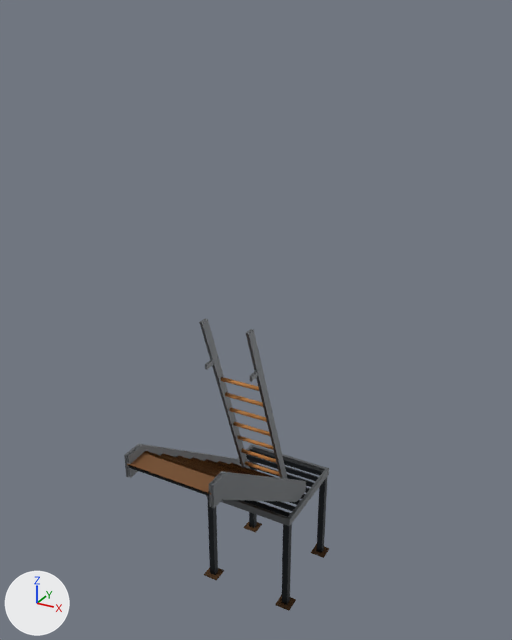
The Blender file Assets/Game/Art/Models/_Source~/components/structural/stair_flight.blend: old version first, new version second.
Rendered twice from a 50 mm lens placed at (5.36, -10.28, 8.5), pointed at (-0.26, -0.06, 3.39). The axes (+X, +Y, +Z) are drawn at lower left. The lights are the same throughout. The picture after the commit comes second.

Names of what the first picture shows: 'Mesh_Stair_Grating', 'Mesh_Stair_Ladder', 'Mesh_Stair_Landing', 'Mesh_Stair_Plate'.
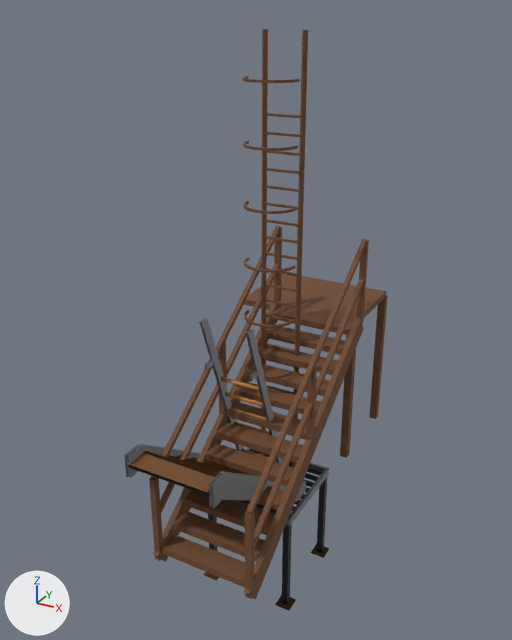
Where the change shows, as pixel boxes (x1, y1, x2, y2) in the pictures (512 x 640 px):
'Mesh_Stair_RustyFlight', added (brown): after (149, 226, 388, 599)
'Mesh_Stair_CagedLadder', added (brown): after (243, 29, 308, 468)

Diff of the bpy script that builds the scene:
```diff
--- a/Assets/Game/Art/Models/_Source~/components/structural/stair_flight.blend.py
+++ b/Assets/Game/Art/Models/_Source~/components/structural/stair_flight.blend.py
@@ mat_mat_sattower_railrust @@
+mat_mat_sattower_railrust = bpy.data.materials.new('MAT_SatTower_RailRust')
+# nodes: BsdfPrincipled, MapRange, Mix, NewGeometry, OutputMaterial, TexNoise
+# colours: brown #795032, brown #64432b, cyan #4c8686
@@ me_mesh_stair_rustyflight @@
+me_mesh_stair_rustyflight.from_pydata(...)  # 216 vertices, 162 faces; spans x -4.3..1.82, y -12.36..-9.8, z -0.2..4.58
+me_mesh_stair_rustyflight.materials.append(mat_mat_sattower_railrust)
@@ me_mesh_stair_cagedladder @@
+me_mesh_stair_cagedladder.from_pydata(...)  # 632 vertices, 474 faces; spans x 3.25..4.29, y -4.29..-3.25, z 7.5..15.7
+me_mesh_stair_cagedladder.materials.append(mat_mat_sattower_railrust)
@@ ob_mesh_stair_rustyflight @@
+ob_mesh_stair_rustyflight = bpy.data.objects.new('Mesh_Stair_RustyFlight', me_mesh_stair_rustyflight)
+ob_mesh_stair_rustyflight.location = (-11.08, 1.24, 0.2)
+ob_mesh_stair_rustyflight.rotation_euler = (0.0, 0.0, 1.571)  # degrees (0, 0, 90)
@@ ob_mesh_stair_cagedladder @@
+ob_mesh_stair_cagedladder = bpy.data.objects.new('Mesh_Stair_CagedLadder', me_mesh_stair_cagedladder)
+ob_mesh_stair_cagedladder.location = (0.0, 5.41, -7.5)
+ob_mesh_stair_cagedladder.rotation_euler = (0.0, 0.0, -0.785)  # degrees (0, 0, -45)
```
